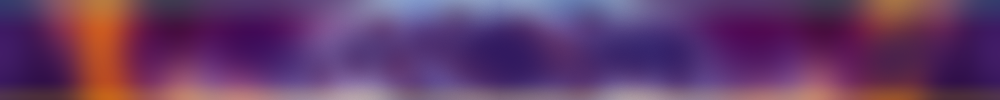
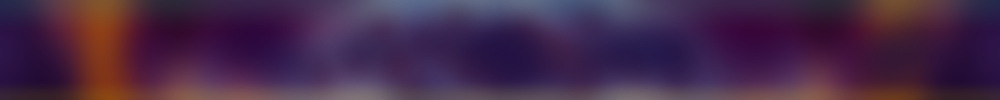
Revision of a layered 1000×100 image; what changed, layer by layer:
added layer "darkener" (darken, 30%) above "top cold glow" over [0,0,1000,100]
